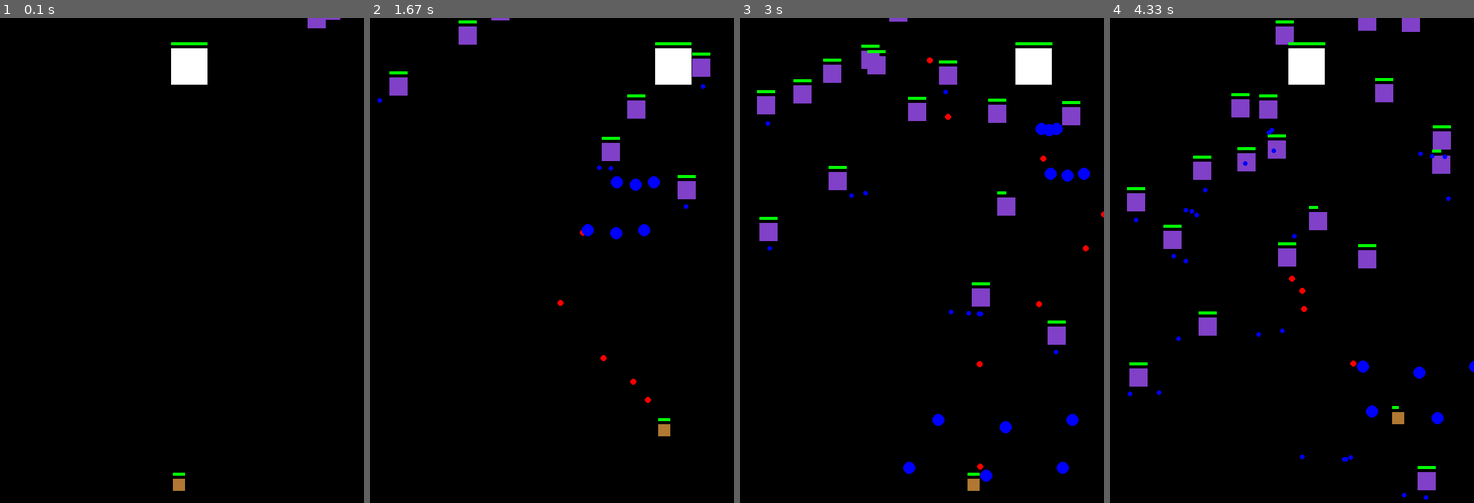
Above: before the commit, frames 1-4 (left to right).
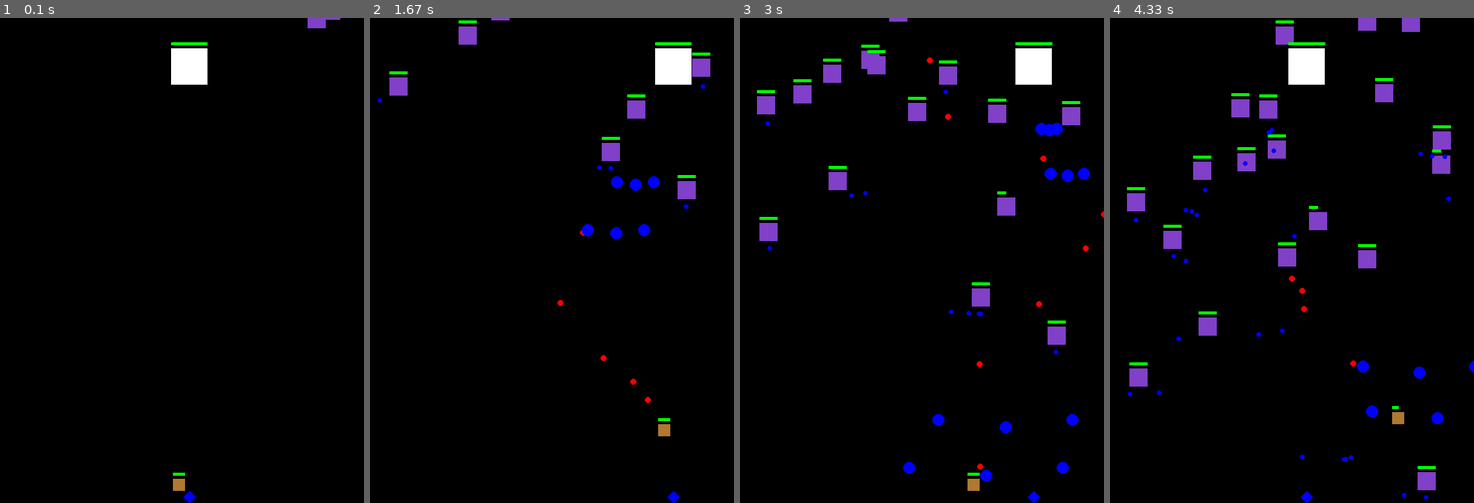
Above: after the commit, the same moments.

Repository: lalaneko/Pygame_Bullet_Hell_Trial
Game: pygame game, started from main.py
Same seed, same stepped clock (60 frames per second), same inputs: the game is played once before the commit and once after it.
Inputs:
- Up to frame 1 (0.1 s): no input
- Up to frame 2 (1.67 s): tap Space at 0.33, 0.73, 1.03, 1.23, 1.57 s; hold Right 0.67-1.13 s; hold Up 1.17-1.47 s; hold Right from 1.5 s (still down)
- Up to frame 3 (3 s): tap Space at 1.87, 2.07, 2.37, 2.63, 2.97 s; release Right at 1.97 s; hold Left 2-2.53 s; hold Down 2.57-2.87 s; hold Left from 2.9 s (still down)
- Up to frame 4 (4.33 s): tap Space at 3.27, 3.4, 3.8, 4.1 s; release Left at 3.3 s; hold Up 3.33-3.7 s; hold Right from 3.73 s (still down)

The runs differ from the first frame. In frame 1, less than 0.1% of the frame differs, in the area x 50-54%, y 97-100%; in frame 2, less than 0.1%; in frame 3, less than 0.1%; in frame 4, less than 0.1%.

Commit message:
Fixed shotgun fire angle, added boss marker, tweaked damage

Diff:
--- a/Boss_Fight_Challenge.py
+++ b/Boss_Fight_Challenge.py
@@ -35,6 +35,7 @@
 
 # 创建Boss对象
 boss = Boss(screen_width // 2 - 20, screen_height // 2 - 270, 2, 1000)
+boss_marker = Boss_Marker(boss)
 
 # 游戏主循环
 clock = pygame.time.Clock()
@@ -68,6 +69,7 @@
         player.draw(screen)
 
         for bullet in bullets:
+            boss.health -= 0.01
             bullet.update()
             bullet.draw(screen)
 
@@ -131,6 +133,9 @@
         boss.update()
         boss.draw(screen)
 
+        boss_marker.update()
+        boss_marker.draw(screen)
+
         # 检查Boss是否与玩家碰撞
         if player.x < boss.x + boss.width and player.x + player.width > boss.x and player.y < boss.y + boss.height and player.y + player.height > boss.y:
             player.health -= 20
--- a/Danmaku.py
+++ b/Danmaku.py
@@ -85,11 +85,11 @@
 def S_slow_down_shotgun(self, freq, density, size, speed):
     self.S_temp_count_frequency_modifier_slow_down += 1
     # print(Player_x, Player_width)
-    angle = atan(((config.Player_x + config.Player_width) - (self.x + self.width)) / (
-                (config.Player_y + config.Player_height) - (self.y + self.width)))
+    angle = atan(((config.Player_x + config.Player_width / 2) - (self.x + self.width / 2)) / (
+                (config.Player_y + config.Player_height / 2) - (self.y + self.width / 2)))
     if (config.Player_y + config.Player_height) - (self.y + self.width) < 0:
         angle += pi
     if self.S_temp_count_frequency_modifier_slow_down % freq == 0:
         print(angle)
         for i in range(density):
-            boss_slow_down_bullets.append(Boss_Slow_Down_Bullet(self.x + self.width / 2, self.y + self.height / 2, speed * random.uniform(0.8, 1.2), WHITE, size * random.uniform(0.8,1.2), angle + random.uniform(-0.2,0.2), -0.02))
+            boss_slow_down_bullets.append(Boss_Slow_Down_Bullet(self.x + self.width / 2, self.y + self.height / 2, speed * random.uniform(0.8, 1.2), WHITE, size * random.uniform(0.8,1.2), angle + random.uniform(-0.1,0.1), -0.033))
--- a/Sprites.py
+++ b/Sprites.py
@@ -103,7 +103,7 @@
         self.chance = 1
         self.HEALTH = health
         self.S_bullet_angle = 0
-        self.attack = 3
+        self.attack = 1
         # For S_spray
         self.S_temp = 0
         self.S_temp_count = 0
@@ -132,14 +132,16 @@
                 self.health += self.HEALTH - self.health
         if self.attack == 0:
             S_spray(self)
+            S_slow_down_shotgun(self, 150, 10, 5.5, 8)
         elif self.attack == 1:
             S_spray_2(self)
+            S_slow_down_shotgun(self, 150, 10, 5.5, 8)
         elif self.attack == 2:
             S_split(self)
             # S_spray(self)
             # S_spray_2(self)
         elif self.attack == 3:
-            S_slow_down_shotgun(self, 50, 5, 5, 6)
+            S_slow_down_shotgun(self, 50, 10, 5.5, 8)
 
 
     def draw(self, screen):
@@ -156,3 +158,23 @@
         boss_bullet = Boss_Bullet(self.x + self.width / 2, self.y + self.height / 2, speed, color, size, angle)
         boss_bullets.append(boss_bullet)
         # boss_8_split_bullets.append(Boss_8_Split_Bullet(self.x + self.width / 2, self.y + self.height / 2, speed, color, size, angle))  # 整活用
+
+class Boss_Marker:
+    def __init__(self, boss):
+        self.boss = boss
+        self.size = 20
+        self.color = BLUE
+
+    def update(self):
+        # Update the position of the marker based on the boss's position
+        self.x = self.boss.x + self.boss.width / 2 - self.size / 2
+        self.y = screen_height - self.size
+
+    def draw(self, screen):
+        # Draw the diamond marker on the screen
+        pygame.draw.polygon(screen, self.color, [
+            (self.x + self.size // 2, self.y),  # Top point
+            (self.x, self.y + self.size // 2),  # Left point
+            (self.x + self.size // 2, self.y + self.size),  # Bottom point
+            (self.x + self.size, self.y + self.size // 2)  # Right point
+        ])
--- a/main.py
+++ b/main.py
@@ -2,6 +2,7 @@
 import sys
 from pygame.locals import *
 from math import *
+from Sprites import Boss_Marker
 
 def spring01():
     # 初始化Pygame
@@ -501,6 +502,7 @@
 
     # 创建Boss对象
     boss = Boss(screen_width // 2 - 30, 50, 2, 400)
+    boss_marker = Boss_Marker(boss)
 
     # 存储子弹的列 表
     bullets = []
@@ -601,6 +603,9 @@
             boss.health += 0.05
             boss.draw()
 
+            boss_marker.update()
+            boss_marker.draw(screen)
+
             # 检查Boss是否与玩家碰撞
             if player.x < boss.x + boss.width and player.x + player.width > boss.x and player.y < boss.y + boss.height and player.y + player.height > boss.y:
                 player.health -= 20
